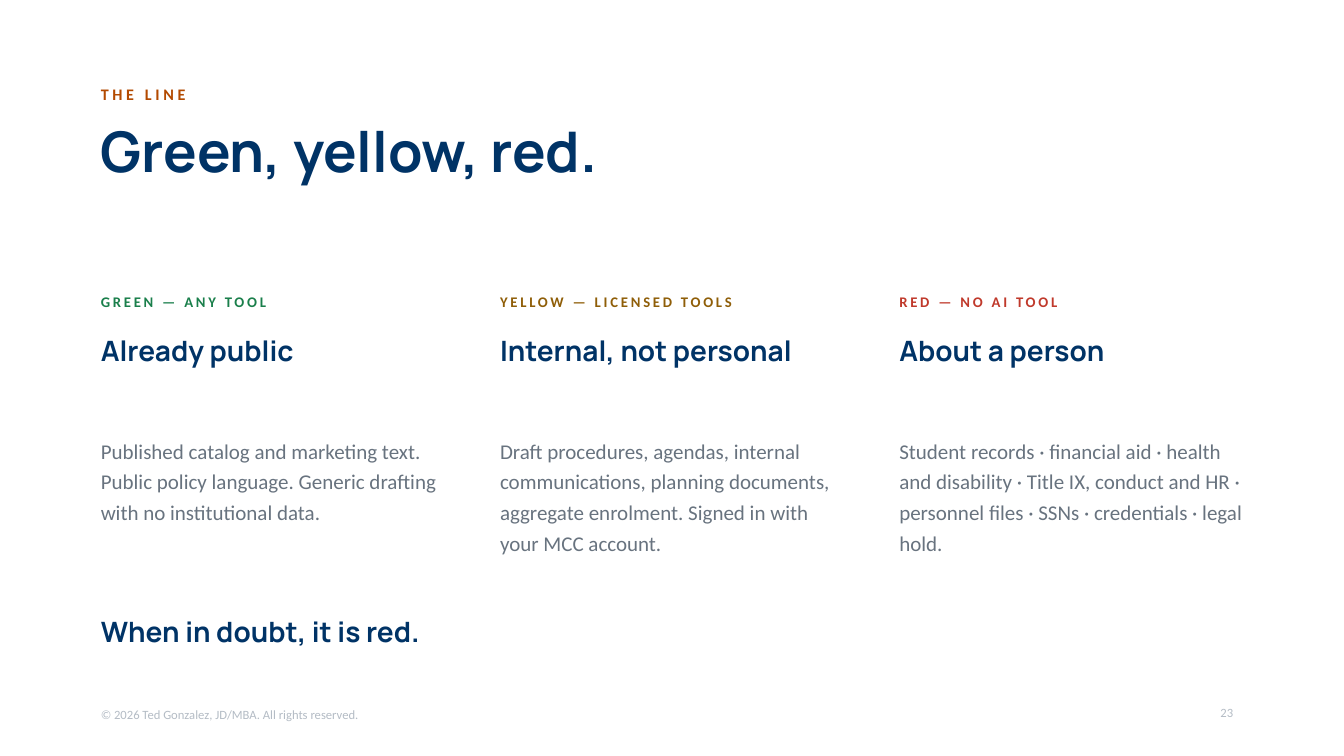
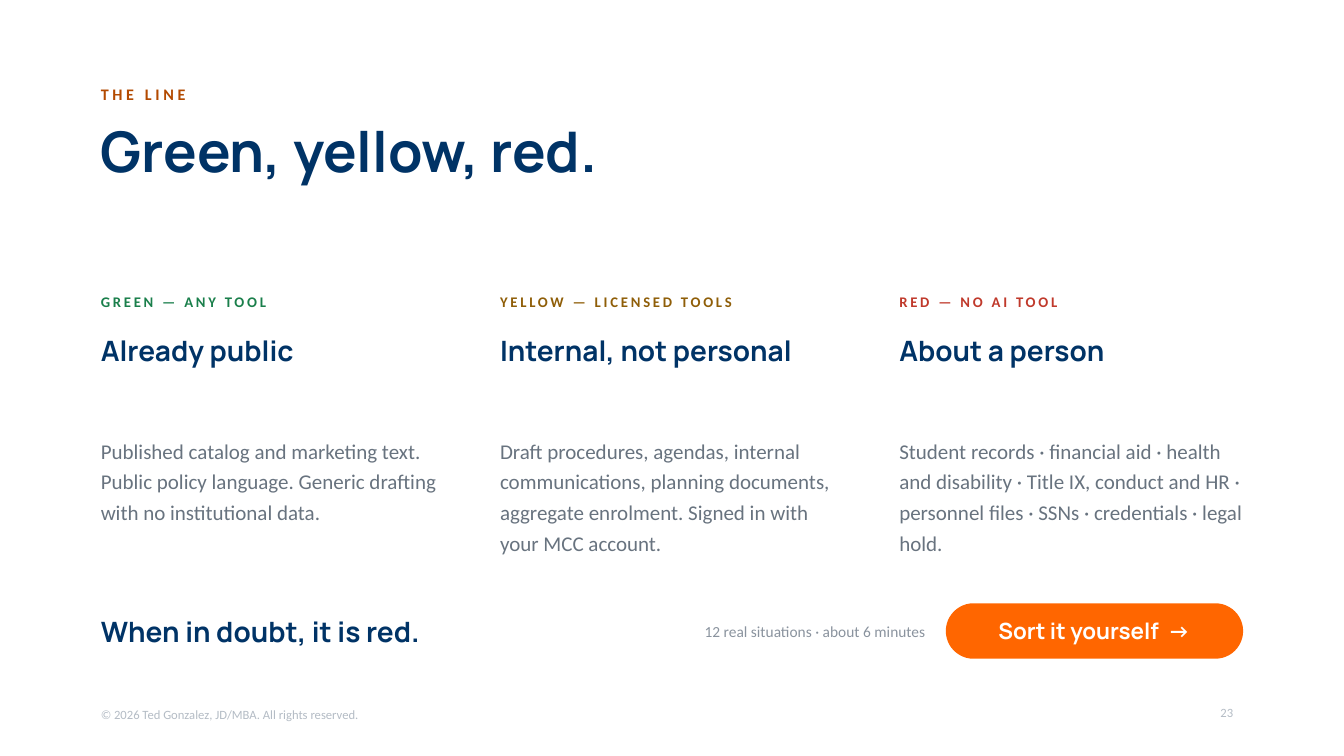
Before and after one commit to tedg145/mcc-professional-development, a slide deck: slide 23 of presentations/files/foundations.pptx. Drawn at 1344x756 pixels with LibreOffice and Linux fonts; fonts in the diff are those of the drawing. Boxes give left, top, right and bottom in pixels: in the first picture for what was removed or moved away, otherwise in the second. Text is boxed around its words. In the diff, an @@ line names an element or a change of style, - is before the commit and + after.

Commit message:
Foundations deck: GLBA explainer on slide 22, Sort it yourself button on slide 23

```diff
--- a/presentations/files/foundations.pptx
+++ b/presentations/files/foundations.pptx
@@ text added at box(705, 626, 925, 637), 11 pt, text #8A939E @@
+12 real situations · about 6 minutes
@@ rounded rectangle added at box(946, 604, 1243, 659), fill #FF6600, 16 pt, text #FFFFFF, bold @@
+Sort it yourself →
```
Also in this commit, not shown: 1 other slide changed.
